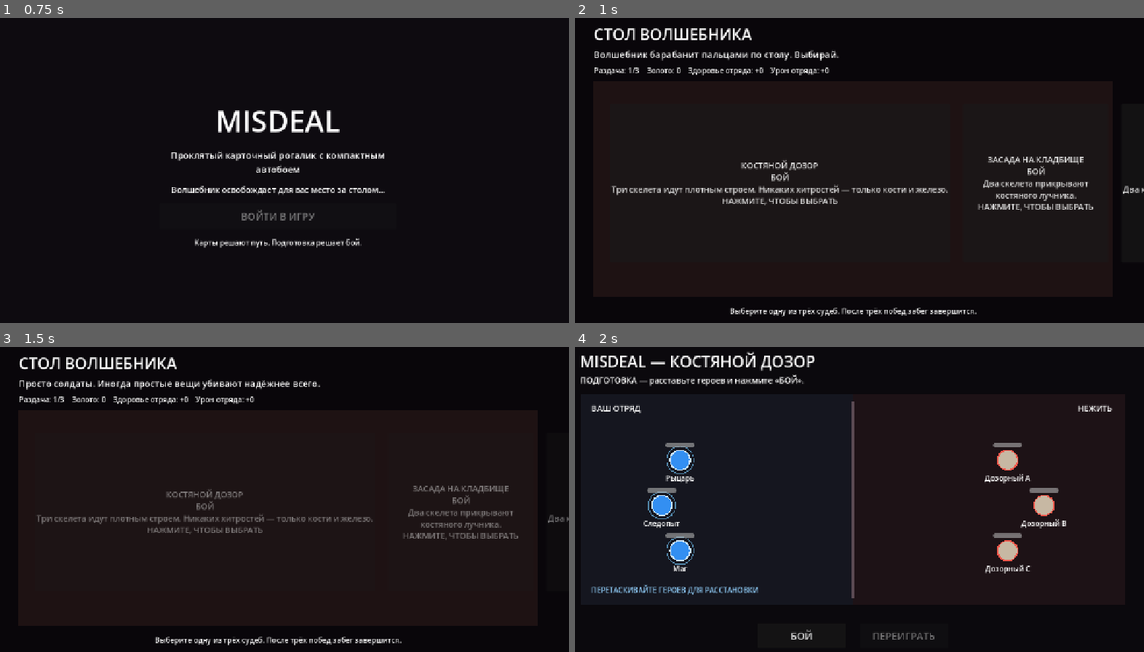
Above: before the commit, frames 1-4 (two rows, left to right).
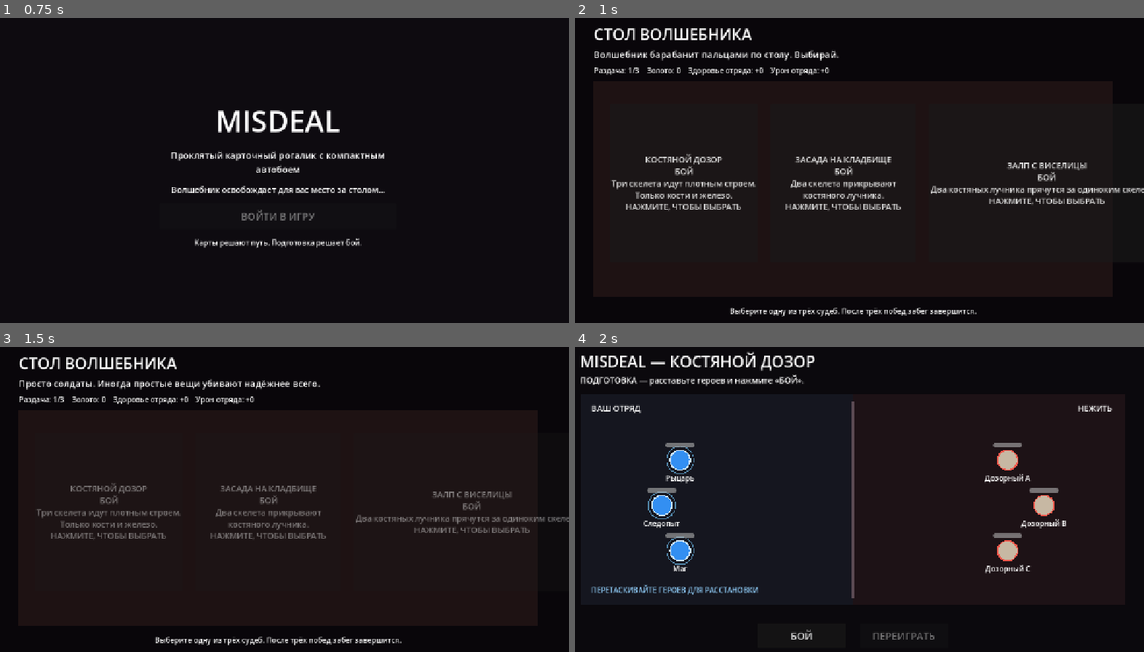
Above: after the commit, the same moments.

Repository: zampolit73/Misdeal
Game: Godot game, scene res://scenes/main/main.tscn
Same seed, same stepped clock (60 frames per second), same inputs: the game is played once before the commit and once after it.
Inputs:
- Up to frame 1 (0.75 s): click "ВОЙТИ В ИГРУ" at 0.5 s
- Up to frame 2 (1 s): no input
- Up to frame 3 (1.5 s): click "КОСТЯНОЙ ДОЗОР БОЙ Три скелет…" at 1.25 s
- Up to frame 4 (2 s): no input

Frame 1 is identical in both runs. In frame 2, 5.2% of the frame differs, in the area x 6-100%, y 44-64%; in frame 3, 4.3%; in frame 4, nothing differs.

Commit message:
Polish encounter card text layout

Diff:
--- a/resources/encounters/bone_patrol.tres
+++ b/resources/encounters/bone_patrol.tres
@@ -6,7 +6,7 @@
 script = ExtResource("1_encounter")
 encounter_id = "bone_patrol"
 title = "КОСТЯНОЙ ДОЗОР"
-card_text = "Три скелета идут плотным строем. Никаких хитростей — только кости и железо."
+card_text = "Три скелета идут плотным строем.\nТолько кости и железо."
 wizard_line = "Просто солдаты. Иногда простые вещи убивают надёжнее всего."
 enemy_unit_paths = PackedStringArray("res://resources/units/skeleton.tres", "res://resources/units/skeleton.tres", "res://resources/units/skeleton.tres")
 enemy_names = PackedStringArray("Дозорный A", "Дозорный B", "Дозорный C")
